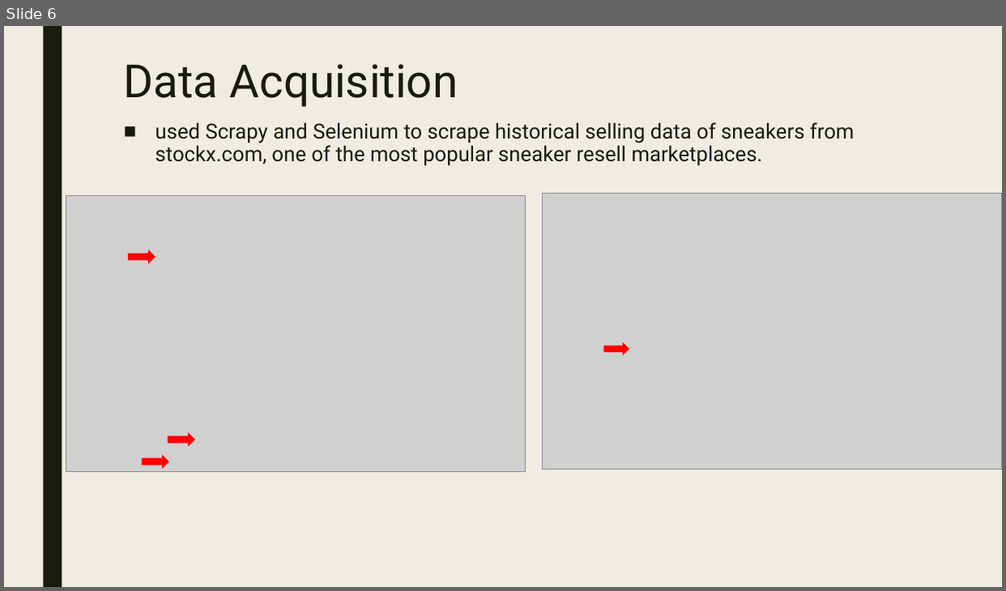
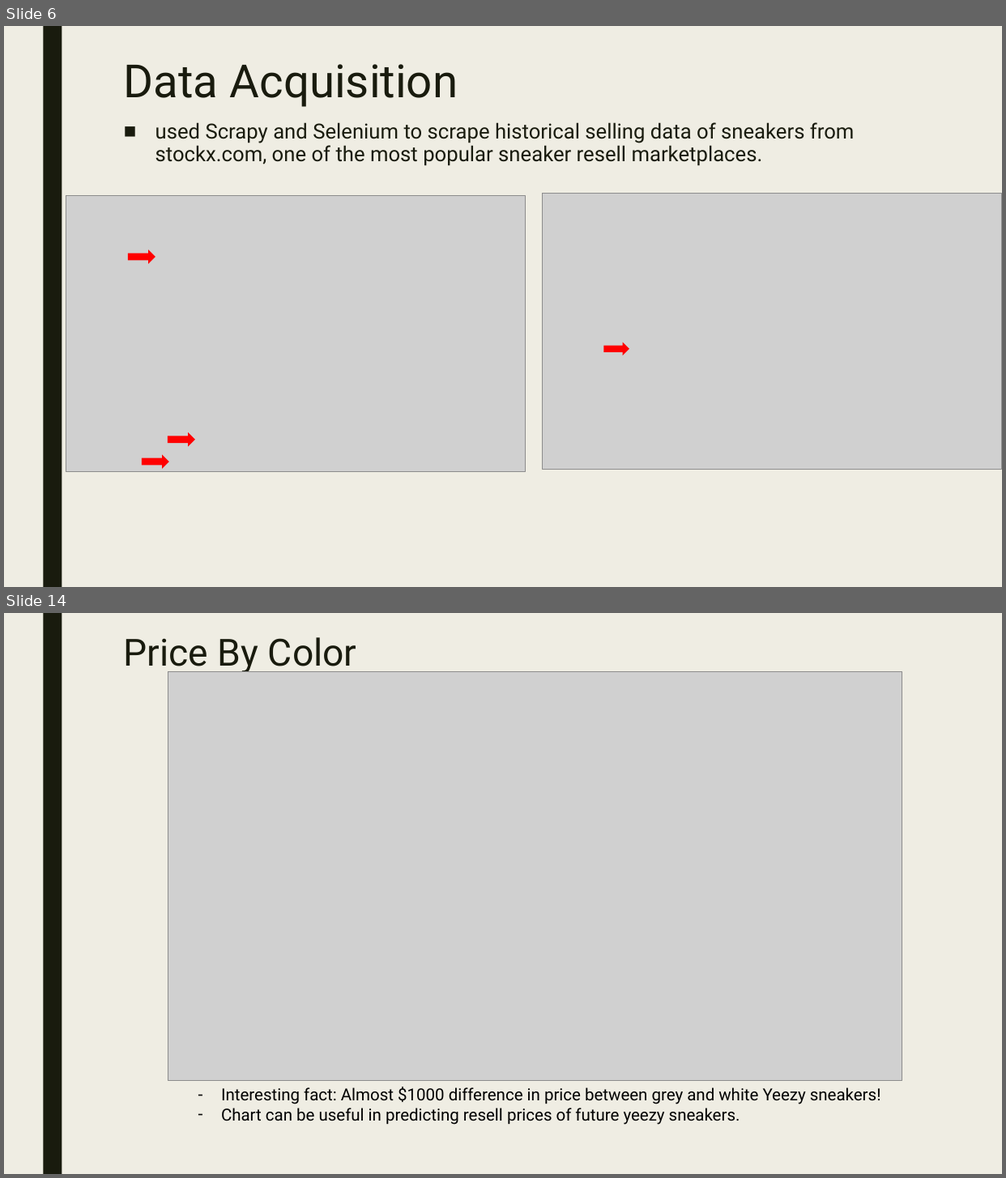
Before and after one commit to joshyoon/SneakerResellData, a slide deck: YeezyData.pptx. Shown one above the other, each under a label of ours: slide 6 before the commit, slides 6 and 14 after it; the slides between them are not shown. The pictures are 1006x591 and 1006x1178 pixels, drawn with LibreOffice and Linux fonts; fonts in the diff are those of the drawing; grey boxes stand for pictures. Boxes give left, top, right and bottom in pixels: in the first picture for what was removed or moved away, otherwise in the second. Text is boxed around its words. In the diff, an @@ line names an element or a change of style, - is before the commit and + after.

```diff
--- a/YeezyData.pptx
+++ b/YeezyData.pptx
@@ slide 14 added at bbox=[4, 613, 1002, 1174], background #EFEDE3; not listed: 1 template element that a slide beside it also shows @@
@@ title added at bbox=[124, 637, 357, 675], 36 pt, text #191B0E @@
+Price By Color
@@ picture added at bbox=[168, 672, 902, 1081] @@
@@ text added at bbox=[221, 1087, 881, 1125], 16 pt, text #000000 @@
+– Interesting fact: Almost $1000 difference in price between grey and white Yeezy sneakers!
+– Chart can be useful in predicting resell prices of future yeezy sneakers.
```
Also in this commit, not shown: 2 slides changed, 12 other slides added, 1 slide removed, 1 other file.
